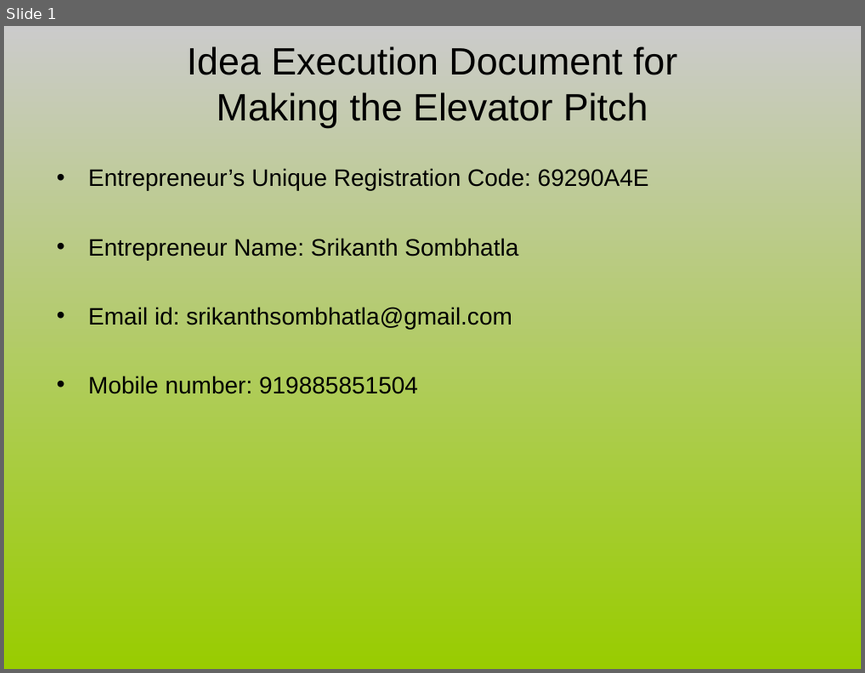
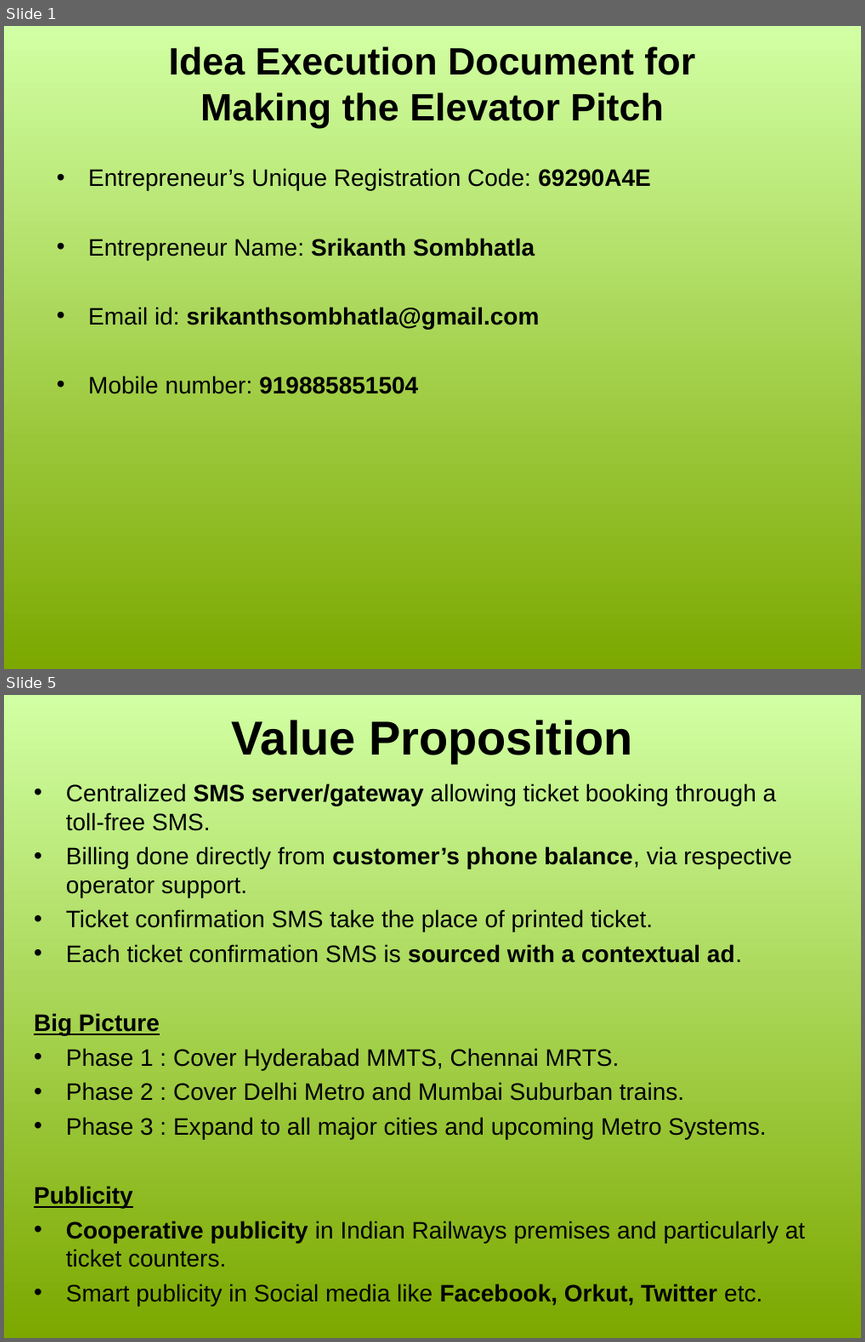
Before and after one commit to sriks/decii, a slide deck: mobileticketing/69290A4E.ppt. Shown one above the other, each under a label of ours: slide 1 before the commit, slides 1 and 5 after it; the slides between them are not shown. The pictures are 865x673 and 865x1342 pixels, drawn with LibreOffice and Linux fonts; fonts in the diff are those of the drawing. Boxes give left, top, right and bottom in pixels: in the first picture for what was removed or moved away, otherwise in the second. Text is boxed around its words. In the diff, an @@ line names an element or a change of style, - is before the commit and + after.

```diff
--- a/mobileticketing/69290A4E.ppt
+++ b/mobileticketing/69290A4E.ppt
@@ slide 5 added at (4, 695, 861, 1338), background gradient #D1FFA3 to #7CA800 @@
@@ title added at (232, 720, 633, 763), 40 pt, text #000000, bold @@
+Value Proposition
@@ text added at (34, 783, 805, 1305), 20 pt, text #000000 @@
+• Centralized SMS server/gateway allowing ticket booking through a toll-free SMS.
+• Billing done directly from customer’s phone balance, via respective operator support.
+• Ticket confirmation SMS take the place of printed ticket.
+• Each ticket confirmation SMS is sourced with a contextual ad.
+Big Picture
+• Phase 1 : Cover Hyderabad MMTS, Chennai MRTS.
+• Phase 2 : Cover Delhi Metro and Mumbai Suburban trains.
+• Phase 3 : Expand to all major cities and upcoming Metro Systems.
+Publicity
+• Cooperative publicity in Indian Railways premises and particularly at ticket counters.
+• Smart publicity in Social media like Facebook, Orkut, Twitter etc.
@@ slide 1 changed as well @@
@@ background gradient #CBCBCB to #99CC00 to gradient #D1FFA3 to #7CA800 @@
@@ title "Idea Execution Document for Making ..." at (169, 46, 695, 128): bold on @@
@@ text "Entrepreneur’s Unique Registration Code: 69290A4E" at (88, 168, 650, 394): bold on in "69290A4E", "Srikanth Sombhatla", "srikanthsombhatla@gmail.com", "919885851504" @@
```
Also in this commit, not shown: 7 other slides added, 10 slides removed.
